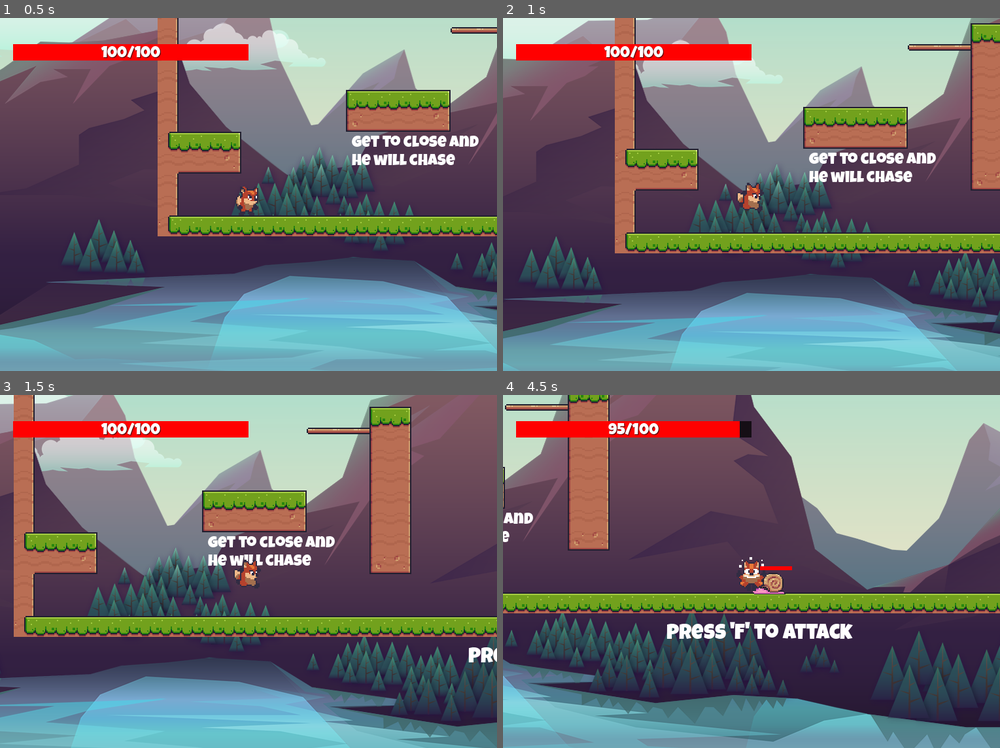
Above: before the commit, frames 1-4 (two rows, left to right).
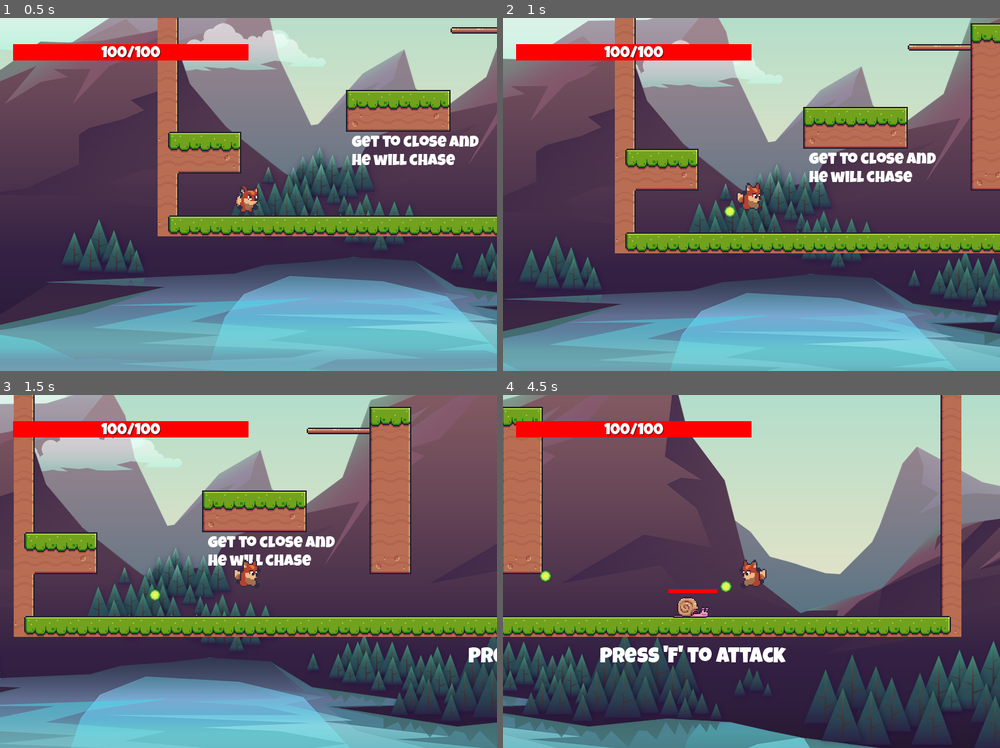
Above: after the commit, the same moments.

Repository: BrownJason/Godot-Testing
Game: Godot game, scene res://scenes/level/level.tscn
Same seed, same stepped clock (60 frames per second), same inputs: the game is played once before the commit and once after it.
Inputs (mouse positions are in pixels of both pictures, inside the frame that each line leads up to):
- Up to frame 1 (0.5 s): no input
- Up to frame 2 (1 s): tap F at 0.5 s; move the mouse to (860, 176) at 0.52 s; hold D (move_right) from 0.53 s (still down); click (860, 176) at 0.6 s; tap Space (jump) at 0.77, 0.8 s
- Up to frame 3 (1.5 s): keep holding D (move_right); tap Space (jump) at 1.07, 1.35 s; tap F at 1.25 s; move the mouse to (149, 589) at 1.27 s
- Up to frame 4 (4.5 s): tap Space (jump) at 1.52, 1.82, 2.3, 3.02, 3.32, 3.77, 3.8, 4.07, 4.35 s; click (652, 589) at 1.55 s; tap F every 0.75 s from 2 to 4.25 s; move the mouse to (801, 493) at 2.02 s; release D (move_right) at 2.03 s; hold A (move_left) 2.03-2.78 s; click (801, 493) at 2.1 s; move the mouse to (726, 642) at 2.77 s; hold D (move_right) 2.78-4.28 s; tap Ctrl (crouch) at 2.85 s; click (726, 642) at 3.05 s; move the mouse to (900, 624) at 3.52 s; click (900, 624) at 3.6 s; move the mouse to (602, 518) at 4.27 s; hold A (move_left) from 4.28 s (still down)

Frame 1 is identical in both runs. In frame 2, less than 0.1% of the frame differs, in the area x 44-47%, y 53-57%; in frame 3, less than 0.1%; in frame 4, 58%, in the area x 0-100%, y 0-100%.

Commit message:
Added a more visible attack of using a bullet and created AttackComponent to create the bullet

Diff:
--- a/project.godot
+++ b/project.godot
@@ -58,6 +58,8 @@
 2d_physics/layer_3="enemy"
 2d_physics/layer_4="player_hitbox"
 2d_physics/layer_5="pickup"
+2d_physics/layer_6="bullet"
+2d_physics/layer_7="enemy_hurtbox"
 
 [rendering]
 
--- /dev/null
+++ b/scenes/bullet/bullet.gd
@@ -0,0 +1,31 @@
+class_name Bullet
+extends Area2D
+
+var _dir: Vector2 = Vector2.RIGHT
+var _life_span: float = 20.0
+var _cur_life_span: float = 0.0
+var _damage: float = 5
+
+func _ready():
+	pass
+
+func _physics_process(delta):
+	_cur_life_span += delta
+	check_life_span()
+	position += _dir * delta
+
+func setup(dir: Vector2, life_span: float, speed: float, damage: float) -> void:
+	_dir = dir.normalized() * speed
+	_life_span = life_span
+	_damage = damage
+
+func check_life_span():
+	if _cur_life_span >= _life_span:
+		die()
+
+func die():
+	queue_free()
+
+func _on_area_entered(area):
+	area.get_parent().take_damage(_damage)
+	call_deferred("die")
--- /dev/null
+++ b/scenes/bullet/bullet.tscn
@@ -0,0 +1,19 @@
+[gd_scene load_steps=4 format=3 uid="uid://ndjyytt8nfti"]
+
+[ext_resource type="Script" path="res://scenes/bullet/bullet.gd" id="1_wxha8"]
+[ext_resource type="Texture2D" uid="uid://c15i6rltf24dg" path="res://assest/bullet1.png" id="2_nn4hg"]
+
+[sub_resource type="CircleShape2D" id="CircleShape2D_xcfpy"]
+
+[node name="Bullet" type="Area2D"]
+collision_layer = 32
+collision_mask = 64
+script = ExtResource("1_wxha8")
+
+[node name="Sprite2D" type="Sprite2D" parent="."]
+texture = ExtResource("2_nn4hg")
+
+[node name="CollisionShape2D" type="CollisionShape2D" parent="."]
+shape = SubResource("CircleShape2D_xcfpy")
+
+[connection signal="area_entered" from="." to="." method="_on_area_entered"]
--- /dev/null
+++ b/scenes/components/attack/attack_component.gd
@@ -0,0 +1,34 @@
+class_name AttackComponent
+extends Node
+
+var bullet: PackedScene = preload("res://scenes/bullet/bullet.tscn")
+
+@export var speed: float = 80.0
+@export var life_span: float = 10.0
+@export var shoot_cooldown_timer: Timer
+var can_shoot = true
+
+# Create a bullet that will move in direction you are facing when you
+# hit the attack button
+func _ready():
+	shoot_cooldown_timer.timeout.connect(_on_shoot_cooldown_timer_timeout)
+
+func create_bullet(_dir: Vector2, body):
+	var new_bullet = bullet.instantiate()
+	new_bullet.setup(_dir, life_span, speed, body.damage_comp._damage_amount)
+	new_bullet.global_position = body.global_position
+	add_child(new_bullet)
+
+func shoot_bullet(facing_left: bool, body: CharacterBody2D):
+	if Input.is_action_just_pressed("attack") and can_shoot:
+		shoot_cooldown_timer.start()
+		can_shoot = false
+
+		if !facing_left:
+			create_bullet(Vector2.RIGHT, body)
+		else:
+			create_bullet(Vector2.LEFT, body)
+
+func _on_shoot_cooldown_timer_timeout():
+	print("Can shoot again")
+	can_shoot = true
--- /dev/null
+++ b/scenes/components/attack/attack_component.tscn
@@ -0,0 +1,11 @@
+[gd_scene load_steps=2 format=3 uid="uid://brxfhuad38s3x"]
+
+[ext_resource type="Script" path="res://scenes/components/attack/attack_component.gd" id="1_lwew3"]
+
+[node name="AttackComponent" type="Node"]
+script = ExtResource("1_lwew3")
+
+[node name="ShootCooldownTimer" type="Timer" parent="."]
+one_shot = true
+
+[connection signal="timeout" from="ShootCooldownTimer" to="." method="_on_shoot_cooldown_timer_timeout"]
--- a/scenes/base_entitys/base_enemy.tscn
+++ b/scenes/enemies/base_entitys/base_enemy.tscn
@@ -1,11 +1,11 @@
 [gd_scene load_steps=11 format=3 uid="uid://csb2yi1ofxq81"]
 
-[ext_resource type="Script" path="res://scenes/base_entitys/Base_Enemy.gd" id="1_c622x"]
-[ext_resource type="Script" path="res://scenes/components/health/health_component.gd" id="2_srwyq"]
-[ext_resource type="Script" path="res://scenes/components/movement/movement_component.gd" id="4_2dg02"]
-[ext_resource type="Script" path="res://scenes/components/damage/damage_component.gd" id="4_wq2uh"]
-[ext_resource type="Script" path="res://scenes/components/animation/animtation_component.gd" id="5_wrs1c"]
-[ext_resource type="PackedScene" uid="uid://crjctvja1x4ew" path="res://scenes/components/hit_box/hit_box_enemy_comp.tscn" id="6_i5f37"]
+[ext_resource type="Script" path="res://scenes/enemies/base_entitys/Base_Enemy.gd" id="1_df8ng"]
+[ext_resource type="Script" path="res://scenes/components/health/health_component.gd" id="2_xpebc"]
+[ext_resource type="Script" path="res://scenes/components/damage/damage_component.gd" id="3_v1qjm"]
+[ext_resource type="Script" path="res://scenes/components/movement/movement_component.gd" id="4_ghwme"]
+[ext_resource type="Script" path="res://scenes/components/animation/animtation_component.gd" id="5_pe7lp"]
+[ext_resource type="PackedScene" uid="uid://crjctvja1x4ew" path="res://scenes/components/hit_box/hit_box_enemy_comp.tscn" id="6_frbpc"]
 
 [sub_resource type="Gradient" id="Gradient_qy08l"]
 offsets = PackedFloat32Array(1)
@@ -25,18 +25,18 @@
 
 [node name="Base_Enemy" type="CharacterBody2D" node_paths=PackedStringArray("health_comp", "damage_comp", "move_comp", "anim_comp")]
 collision_layer = 4
-script = ExtResource("1_c622x")
+script = ExtResource("1_df8ng")
 health_comp = NodePath("HealthComponent")
 damage_comp = NodePath("DamageComponent")
 move_comp = NodePath("MovementComponent")
 anim_comp = NodePath("AnimationComponent")
 
 [node name="HealthComponent" type="Node" parent="."]
-script = ExtResource("2_srwyq")
+script = ExtResource("2_xpebc")
 _max_health = 50.0
 
 [node name="DamageComponent" type="Node" parent="." node_paths=PackedStringArray("cooldown_timer")]
-script = ExtResource("4_wq2uh")
+script = ExtResource("3_v1qjm")
 _damage_amount = 5.0
 cooldown_timer = NodePath("CooldownTimer")
 
@@ -45,13 +45,12 @@
 one_shot = true
 
 [node name="MovementComponent" type="Node" parent="."]
-script = ExtResource("4_2dg02")
+script = ExtResource("4_ghwme")
 speed = 75
 
-[node name="AnimationComponent" type="Node" parent="." node_paths=PackedStringArray("sprite", "anim_player")]
-script = ExtResource("5_wrs1c")
+[node name="AnimationComponent" type="Node" parent="." node_paths=PackedStringArray("sprite")]
+script = ExtResource("5_pe7lp")
 sprite = NodePath("../Sprite2D")
-anim_player = NodePath("")
 
 [node name="Sprite2D" type="Sprite2D" parent="."]
 hframes = 10
@@ -78,9 +77,8 @@
 texture_under = SubResource("GradientTexture1D_iutdi")
 texture_progress = SubResource("GradientTexture1D_bqkx0")
 
-[node name="HitBox" parent="." node_paths=PackedStringArray("enemy", "facing_collision_dir") instance=ExtResource("6_i5f37")]
+[node name="HitBox" parent="." node_paths=PackedStringArray("enemy") instance=ExtResource("6_frbpc")]
 enemy = NodePath("..")
-facing_collision_dir = NodePath("")
 
 [connection signal="body_entered" from="ChaseZone" to="." method="_on_area_2d_body_entered"]
 [connection signal="body_exited" from="ChaseZone" to="." method="_on_area_2d_body_exited"]
--- a/scenes/enemies/snail.gd
+++ b/scenes/enemies/snail.gd
@@ -13,6 +13,7 @@
 	damage_label.max_value = health_comp._health
 
 func _process(delta):
+	move_comp.enemy_chase(self, player, delta)
 	anim_comp.handle_snail_move_animation(velocity.x)
 
 	move_and_slide()
--- a/scenes/enemies/snail.tscn
+++ b/scenes/enemies/snail.tscn
@@ -1,6 +1,6 @@
-[gd_scene load_steps=12 format=3 uid="uid://828dwgsmhknu"]
+[gd_scene load_steps=13 format=3 uid="uid://828dwgsmhknu"]
 
-[ext_resource type="PackedScene" uid="uid://csb2yi1ofxq81" path="res://scenes/base_entitys/base_enemy.tscn" id="1_w7bwq"]
+[ext_resource type="PackedScene" uid="uid://csb2yi1ofxq81" path="res://scenes/enemies/base_entitys/base_enemy.tscn" id="1_3a6ll"]
 [ext_resource type="Script" path="res://scenes/enemies/snail.gd" id="2_x12ir"]
 [ext_resource type="Texture2D" uid="uid://bh4gri7usnvtg" path="res://assest/snail.png" id="3_r0a6j"]
 [ext_resource type="Script" path="res://scenes/player/facing_dir.gd" id="4_nscx8"]
@@ -66,7 +66,10 @@
 "move": SubResource("Animation_totkd")
 }
 
-[node name="Snail" instance=ExtResource("1_w7bwq")]
+[sub_resource type="RectangleShape2D" id="RectangleShape2D_oxj85"]
+size = Vector2(33.3333, 21.3333)
+
+[node name="Snail" instance=ExtResource("1_3a6ll")]
 scale = Vector2(1.5, 1.5)
 script = ExtResource("2_x12ir")
 
@@ -97,3 +100,11 @@
 "": SubResource("AnimationLibrary_6su3h")
 }
 autoplay = "idle"
+
+[node name="HurtBox" type="Area2D" parent="." index="10"]
+collision_layer = 64
+collision_mask = 32
+
+[node name="CollisionShape2D" type="CollisionShape2D" parent="HurtBox" index="0"]
+position = Vector2(2, 4.76837e-07)
+shape = SubResource("RectangleShape2D_oxj85")
--- a/scenes/player/player.gd
+++ b/scenes/player/player.gd
@@ -8,6 +8,7 @@
 @export var grav_comp: GravityComponent
 @export var input_comp: InputComponent
 @export var anim_comp: AnimationComponent
+@export var attack_comp: AttackComponent
 
 @onready var sprite_2d = $Sprite2D
 @onready var cooldown_timer = $DamageComponent/CooldownTimer
@@ -39,8 +40,7 @@
 		velocity = Vector2.ZERO
 	emit_signal("facing_dir_changed", !sprite_2d.flip_h)
 
-	if enemy != null and input_comp.get_attack_input():
-		damage_comp.deal_damage_on_hit(enemy)
+	attack_comp.shoot_bullet(sprite_2d.flip_h, self)
 
 	move_and_slide()
 
--- a/scenes/player/player.tscn
+++ b/scenes/player/player.tscn
@@ -11,6 +11,7 @@
 [ext_resource type="PackedScene" uid="uid://ci233y1oi85ox" path="res://scenes/components/hit_box/hit_box_component.tscn" id="6_cvooe"]
 [ext_resource type="Script" path="res://scenes/player/facing_dir.gd" id="6_rp8as"]
 [ext_resource type="Script" path="res://scenes/components/advanced_jump/AdvancedJumpComponent.gd" id="8_ndq3x"]
+[ext_resource type="Script" path="res://scenes/components/attack/attack_component.gd" id="8_p3doh"]
 
 [sub_resource type="CapsuleShape2D" id="CapsuleShape2D_saekv"]
 radius = 7.0
@@ -136,9 +137,13 @@
 "values": [9, 10]
 }
 
+[sub_resource type="Animation" id="Animation_yod0j"]
+resource_name = "attack"
+
 [sub_resource type="AnimationLibrary" id="AnimationLibrary_4p0vh"]
 _data = {
 "RESET": SubResource("Animation_p2vcd"),
+"attack": SubResource("Animation_yod0j"),
 "crouch": SubResource("Animation_tmh3h"),
 "fall": SubResource("Animation_cqosl"),
 "hurt": SubResource("Animation_a0ueq"),
@@ -147,7 +152,7 @@
 "run": SubResource("Animation_6w88s")
 }
 
-[node name="Player" type="CharacterBody2D" node_paths=PackedStringArray("health_comp", "damage_comp", "move_comp", "jump_comp", "grav_comp", "input_comp", "anim_comp") groups=["Player"]]
+[node name="Player" type="CharacterBody2D" node_paths=PackedStringArray("health_comp", "damage_comp", "move_comp", "jump_comp", "grav_comp", "input_comp", "anim_comp", "attack_comp") groups=["Player"]]
 z_index = 1
 collision_layer = 2
 collision_mask = 17
@@ -159,6 +164,7 @@
 grav_comp = NodePath("GravityComponent")
 input_comp = NodePath("InputComponent")
 anim_comp = NodePath("AnimationComponent")
+attack_comp = NodePath("AttackComponent")
 
 [node name="AnimationComponent" type="Node" parent="." node_paths=PackedStringArray("sprite", "anim_player")]
 script = ExtResource("2_6gojv")
@@ -190,6 +196,13 @@
 air_accel = 12.0
 air_decel = 20.0
 
+[node name="AttackComponent" type="Node" parent="." node_paths=PackedStringArray("shoot_cooldown_timer")]
+script = ExtResource("8_p3doh")
+shoot_cooldown_timer = NodePath("ShootCooldownTimer")
+
+[node name="ShootCooldownTimer" type="Timer" parent="AttackComponent"]
+one_shot = true
+
 [node name="AdvancedJumpComponent" type="Node" parent="." node_paths=PackedStringArray("jump_buffer_timer", "coyote_timer")]
 script = ExtResource("8_ndq3x")
 jump_buffer_timer = NodePath("JumpBufferTimer")
Binary file added: assest/bullet1.png
Not shown, added: assest/bullet1.png.import
Binary file added: assest/enemy-deadth.png
Not shown, added: assest/enemy-deadth.png.import
Renamed: scenes/base_entitys/Base_Enemy.gd -> scenes/enemies/base_entitys/Base_Enemy.gd
Not shown: 1 places in scenes/player/player.tscn that only renumber resources
